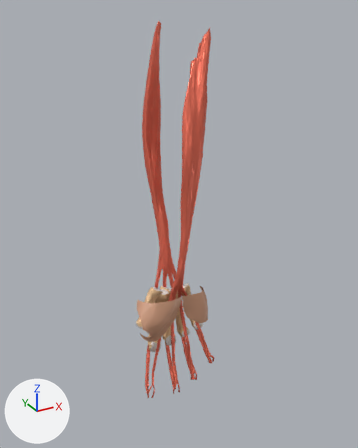
The glTF model public/muscle/models/hand.glb, before and after one commit.
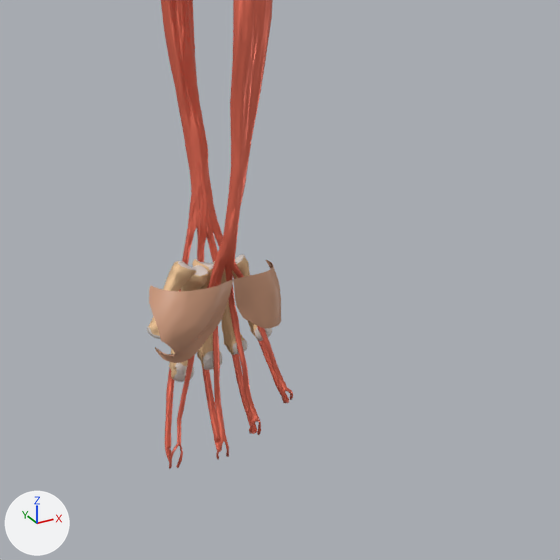
Each version is shown whole from a 50 mm lens placed at (-0.495, -0.461, 1.133), pointed at (-0.253, -0.021, 0.913), then close up on the part from 16% to 100% of the width and 33% to 100% of the height. The axes (+X, +Y, +Z) are drawn at lower left. The lights are the same throughout. The first two pictures are the older version.

The first close-up shows 'bone_metacarpals', 'muscle_extensor_digitorum', 'muscle_flexor_digitorum_superficialis', 'muscle_hypothenar_eminence', 'muscle_thenar_eminence'.
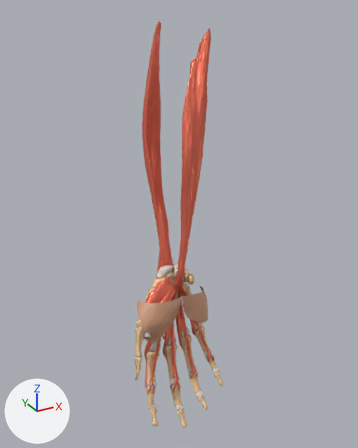
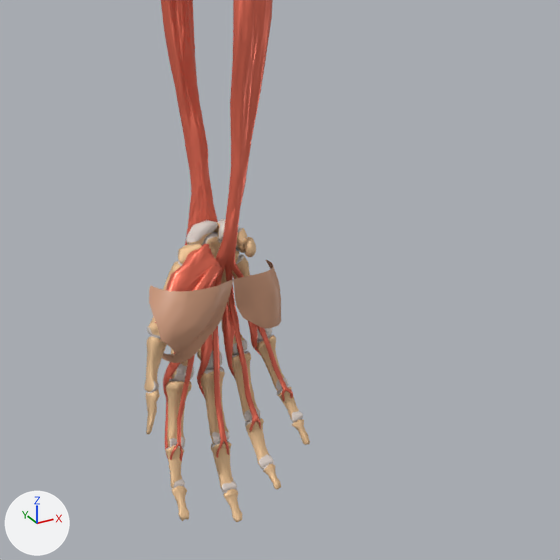
Boxes (x1, y1, x2, y2) around the edits, measured in the close-ups (560 x 560 px):
'bone_phalanges_hand', added: after (144, 334, 310, 522)
    faces in mat_bone (beige #e7c397): (144, 335, 310, 522)
    faces in mat_cartilage (light grey #d9cec7): (144, 334, 303, 495)
'muscle_flexor_pollicis_brevis', added (red): after (155, 243, 222, 323)
'bone_carpals', added: after (178, 219, 256, 264)
    faces in mat_bone (beige #e7c397): (178, 222, 256, 264)
    faces in mat_cartilage (light grey #d9cec7): (178, 219, 248, 264)
'muscle_lumbricals_hand', added: after (163, 302, 261, 403)
'bone_metacarpals', unchanged, covered by the edit: before (147, 255, 272, 382); after (147, 255, 272, 381)

What the commit changed:
Mesh me_muscle_lumbricals_hand is new.
It has 1376 vertices, 2736 faces and spans x -0.3073..-0.2315, y -0.0584..-0.0261, z 0.7315..0.8245.
It uses material mat_muscles (red #e76e57).
Mesh me_muscle_flexor_pollicis_brevis is new.
It has 1019 vertices, 2046 faces and spans x -0.3159..-0.2666, y -0.0544..-0.0298, z 0.8162..0.8567.
It uses material mat_muscles (red #e76e57).
Mesh me_bone_phalanges_hand is new.
It has 2282 vertices, 4508 faces and spans x -0.3346..-0.2261, y -0.097..-0.0335, z 0.6987..0.8165.
Faces by material slot: [3404, 1104].
It uses material mat_bone (beige #e7c397).
It uses material mat_cartilage (light grey #d9cec7).
Mesh me_bone_carpals is new.
It has 1547 vertices, 3062 faces and spans x -0.2911..-0.2394, y -0.0373..-0.009, z 0.8309..0.8627.
Faces by material slot: [1568, 1494].
It uses material mat_bone (beige #e7c397).
It uses material mat_cartilage (light grey #d9cec7).
Object 'muscle_lumbricals_hand' (ob_muscle_lumbricals_hand) is new; it shows me_muscle_lumbricals_hand.
Its location is (0.0, 0.0, 0.0).
Object 'muscle_flexor_pollicis_brevis' (ob_muscle_flexor_pollicis_brevis) is new; it shows me_muscle_flexor_pollicis_brevis.
Its location is (0.0, 0.0, 0.0).
Object 'bone_phalanges_hand' (ob_bone_phalanges_hand) is new; it shows me_bone_phalanges_hand.
Its location is (0.0, 0.0, 0.0).
Object 'bone_carpals' (ob_bone_carpals) is new; it shows me_bone_carpals.
Its location is (0.0, 0.0, 0.0).
